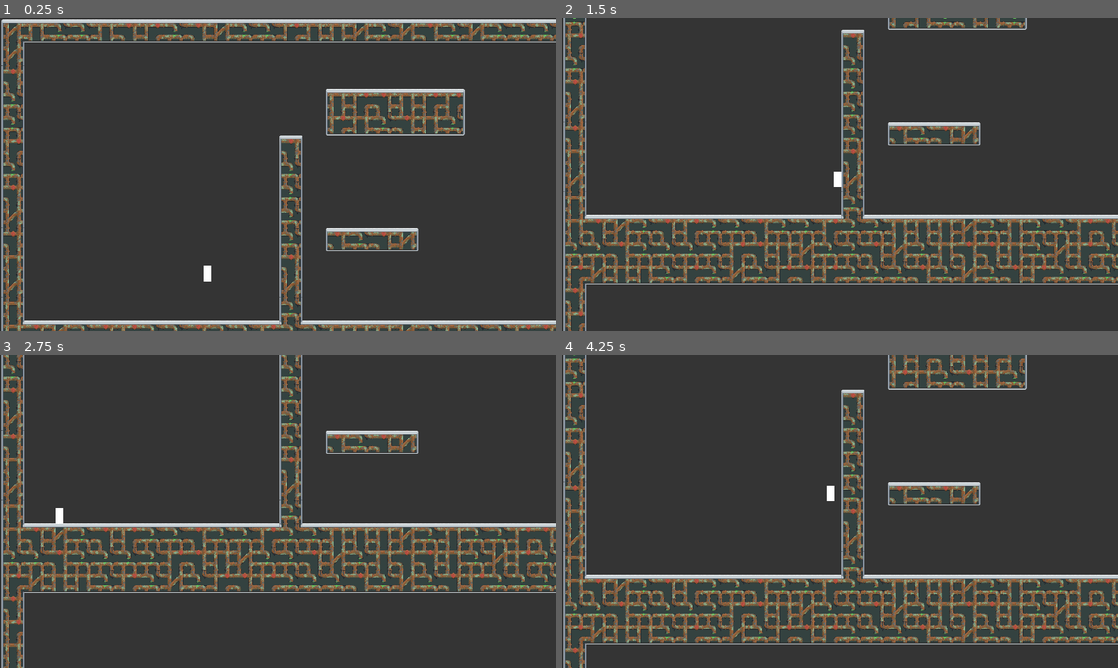
Above: before the commit, frames 1-4 (two rows, left to right).
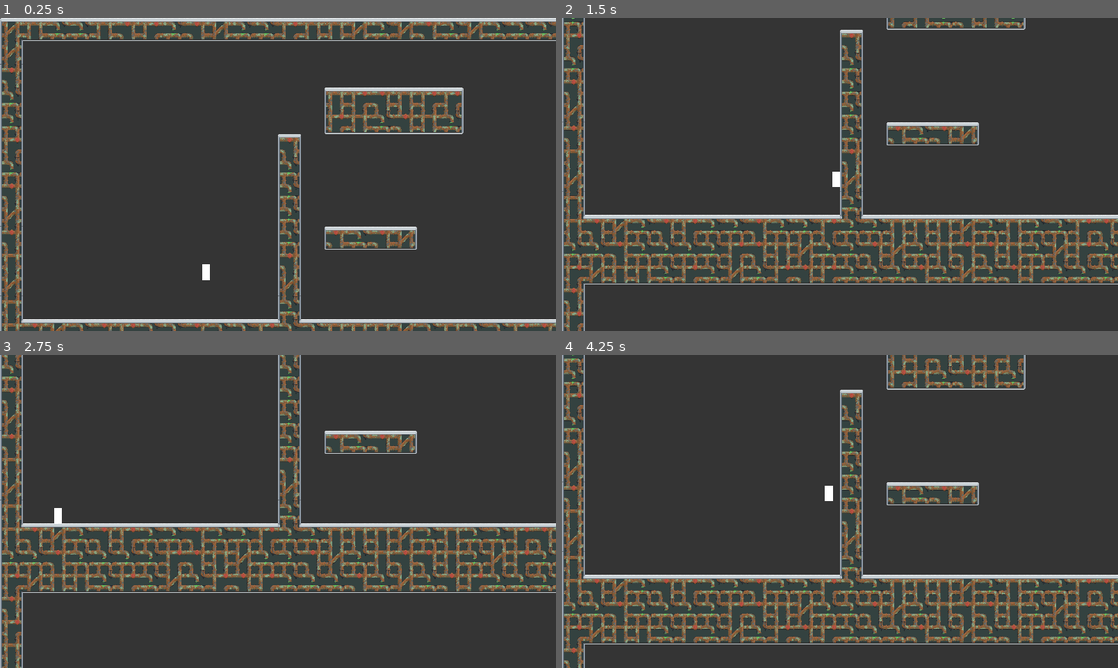
Above: after the commit, the same moments.

Repository: Muhhhhh/summer
Game: Godot game, scene res://scenes/test_world.tscn
The game is run twice, just before and just after one commit, with the same random seed, the same clock (stepped at 60 frames per second) and the same inputs. The project has no main scene, so this scene is started directly.
Inputs:
- Up to frame 1 (0.25 s): no input
- Up to frame 2 (1.5 s): hold Right (right) from 0.53 s (still down); tap Shift (dash) at 0.6, 1.35 s; tap Up (up) at 0.77 s
- Up to frame 3 (2.75 s): tap Up (up) at 1.52 s; release Right (right) at 2.03 s; hold Left (left) from 2.03 s (still down); tap Shift (dash) at 2.1 s
- Up to frame 4 (4.25 s): release Left (left) at 2.78 s; hold Right (right) from 2.78 s (still down); tap Shift (dash) at 2.85, 3.6 s; tap Up (up) at 3.02, 3.77 s

The runs differ from the first frame. In frame 1, 15% of the frame differs, in the area x 0-100%, y 0-100%; in frame 2, 13%; in frame 3, 13%; in frame 4, 14%.

Commit message:
Adjusted camera limits in the test world.

Diff:
--- a/scenes/test_world.tscn
+++ b/scenes/test_world.tscn
@@ -30,6 +30,8 @@
 }
 
 [node name="Test World" type="Node2D"]
+metadata/_edit_vertical_guides_ = [2592.0]
+metadata/_edit_horizontal_guides_ = [2016.0]
 
 [node name="Polygon2D" type="Polygon2D" parent="."]
 modulate = Color(0.205117, 0.205117, 0.205117, 1)
@@ -91,10 +93,10 @@
 target_position = Vector2(-8, 0)
 
 [node name="Camera2D" type="Camera2D" parent="." node_paths=PackedStringArray("target")]
-limit_left = -51
-limit_top = -51
-limit_right = 2101
-limit_bottom = 1641
+limit_left = -48
+limit_top = -48
+limit_right = 2592
+limit_bottom = 2016
 script = ExtResource("3_hbh1i")
 target = NodePath("../Player")
 
